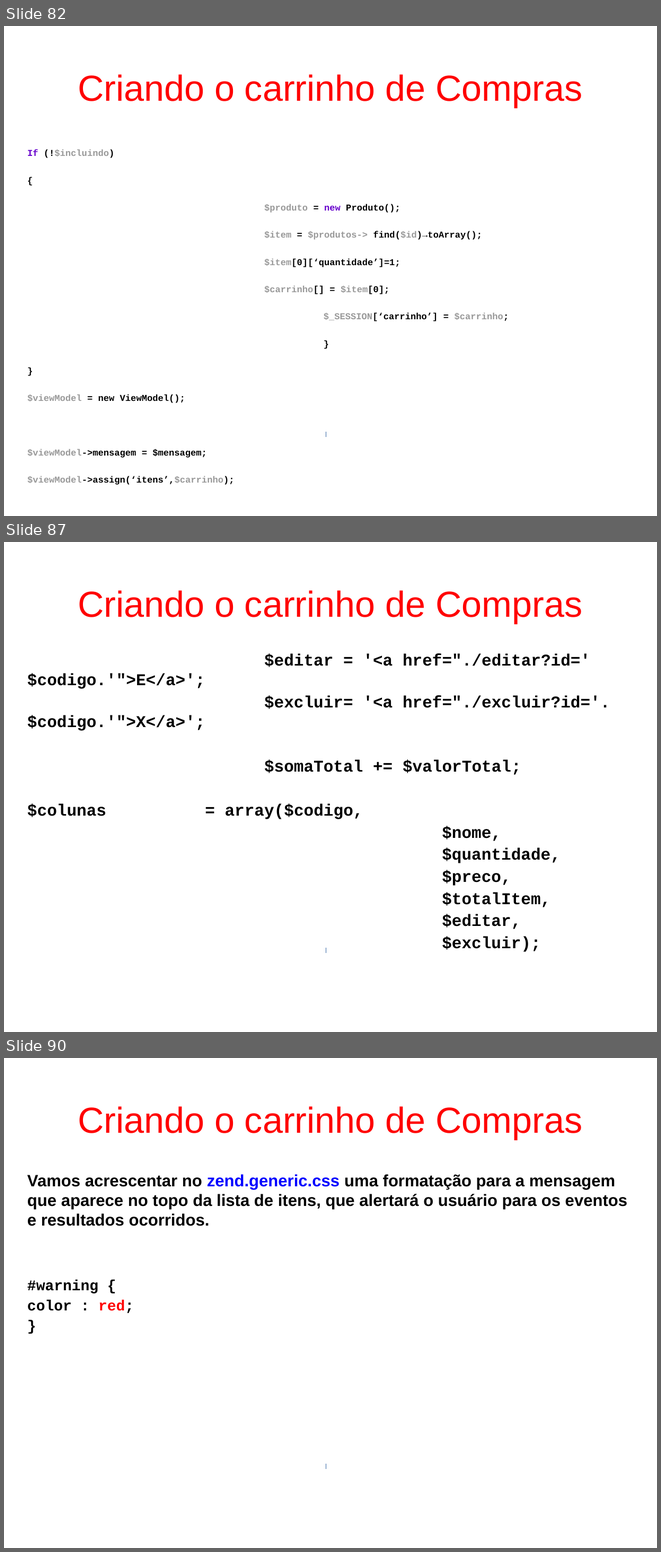
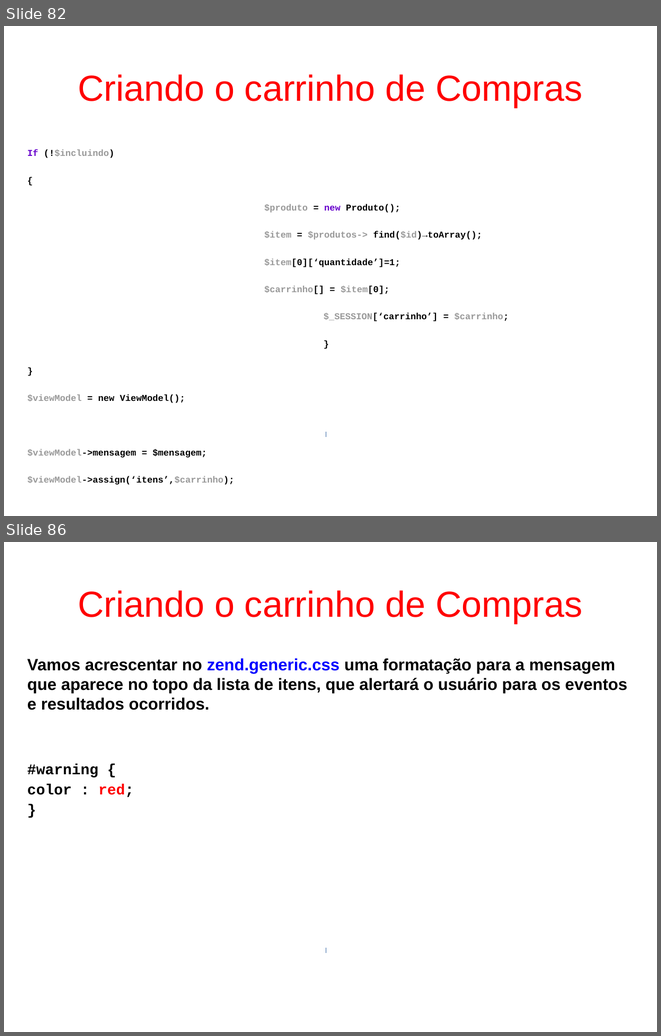
Before and after one commit to fgsl/lojasacme, a slide deck: docs/tutorial.odp. Shown one above the other, each under a label of ours: slides 82, 87 and 90 before the commit, slides 82 and 86 after it; the slides between them are not shown. The pictures are 661x1552 and 661x1036 pixels, drawn with LibreOffice and Linux fonts; fonts in the diff are those of the drawing. Boxes give left, top, right and bottom in pixels: in the first picture for what was removed or moved away, otherwise in the second. Text is boxed around its words. In the diff, an @@ line names an element or a change of style, - is before the commit and + after.

```diff
--- a/docs/tutorial.odp
+++ b/docs/tutorial.odp
@@ slide 87 removed at bbox=[4, 542, 657, 1032], background #FFFFFF @@
@@ title removed at bbox=[78, 590, 582, 623] @@
-Criando o carrinho de Compras
@@ text removed at bbox=[27, 654, 610, 952] @@
-$editar = '<a href="./editar?id=' $codigo.'">E</a>';
-$excluir= '<a href="./excluir?id='.$codigo.'">X</a>';
-$somaTotal += $valorTotal;
-$colunas = array($codigo,
-$nome,
-$quantidade,
-$preco,
-$totalItem,
-$editar,
-$excluir);
@@ rectangle removed at bbox=[326, 948, 326, 953] @@
@@ what was slide 90 is now slide 86 @@
```
Also in this commit, not shown: 3 slides changed, 3 other slides removed, 3 other files.
